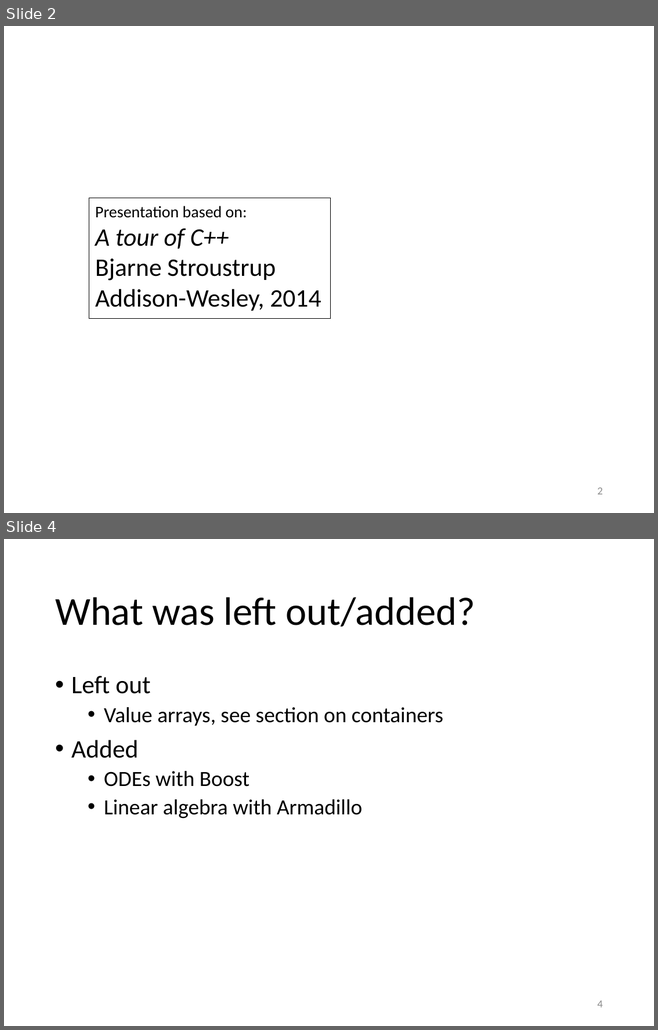
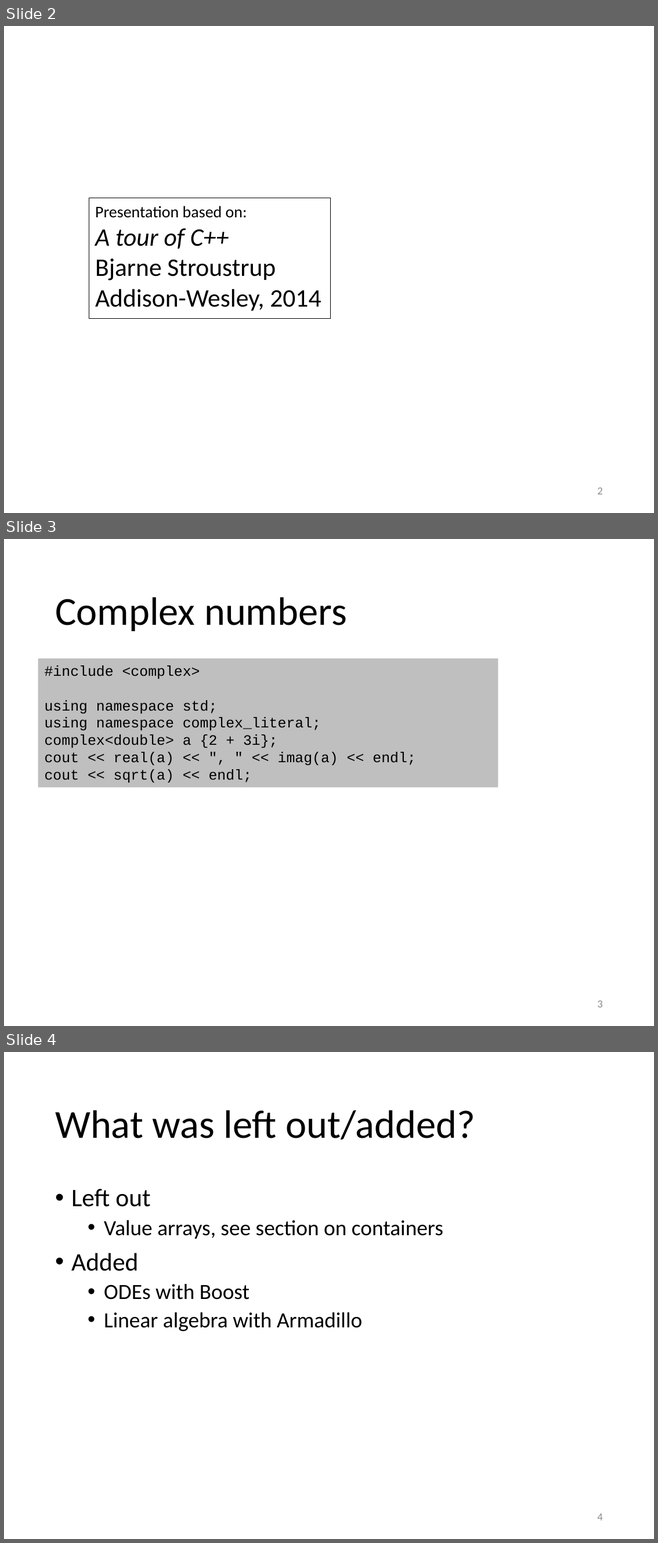
Before and after one commit to gjbex/training-material, a slide deck: CPlusPlus/12_essential_cpp_numerics.pptx. Shown one above the other, each under a label of ours: slides 2 and 4 before the commit, slides 2, 3 and 4 after it; the slides between them are not shown. The pictures are 658x1030 and 658x1543 pixels, drawn with LibreOffice and Linux fonts; fonts in the diff are those of the drawing. Boxes give left, top, right and bottom in pixels: in the first picture for what was removed or moved away, otherwise in the second. Text is boxed around its words. In the diff, an @@ line names an element or a change of style, - is before the commit and + after.

Commit message:
Added slide on complex type

```diff
--- a/CPlusPlus/12_essential_cpp_numerics.pptx
+++ b/CPlusPlus/12_essential_cpp_numerics.pptx
@@ slide 3 added at <box>4,539,654,1026</box>, background #FFFFFF @@
@@ title added at <box>55,597,347,631</box>, 44 pt, text #000000 @@
+Complex numbers
@@ rectangle added at <box>38,658,498,788</box>, fill #BFBFBF, 16 pt, text #000000 @@
+#include <complex>
+using namespace std;
+using namespace complex_literal;
+complex<double> a {2 + 3i};
+cout << real(a) << ", " << imag(a) << endl;
+cout << sqrt(a) << endl;
@@ page number added at <box>597,1001,602,1008</box>, 12 pt, text #8C8C8C @@
+3
```
Also in this commit, not shown: 1 slide removed.
